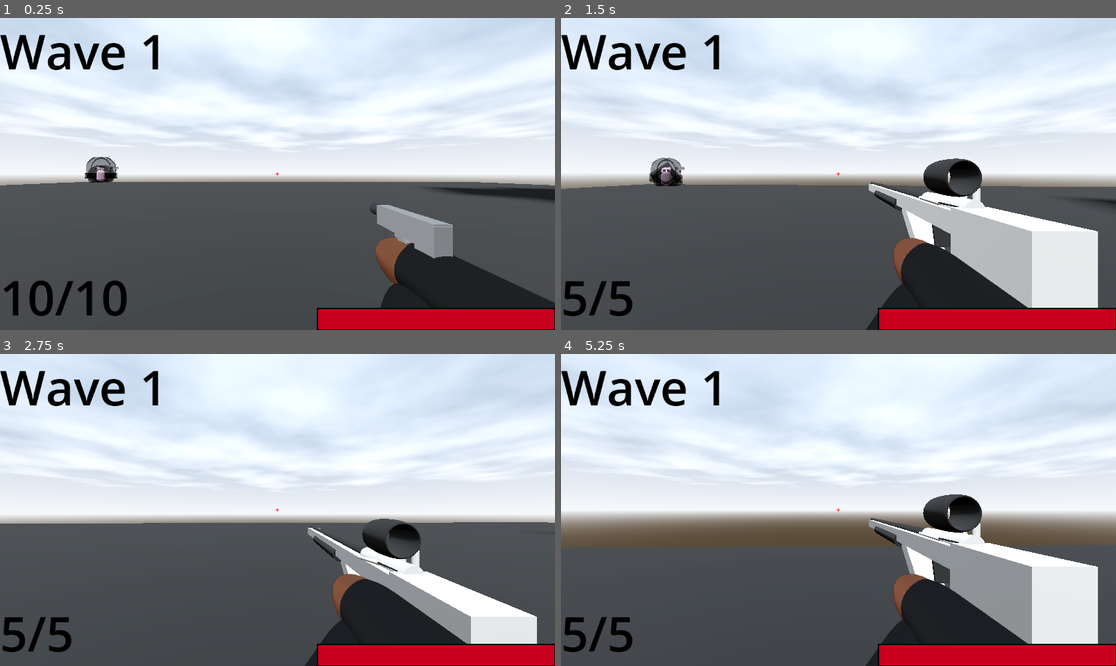
Above: before the commit, frames 1-4 (two rows, left to right).
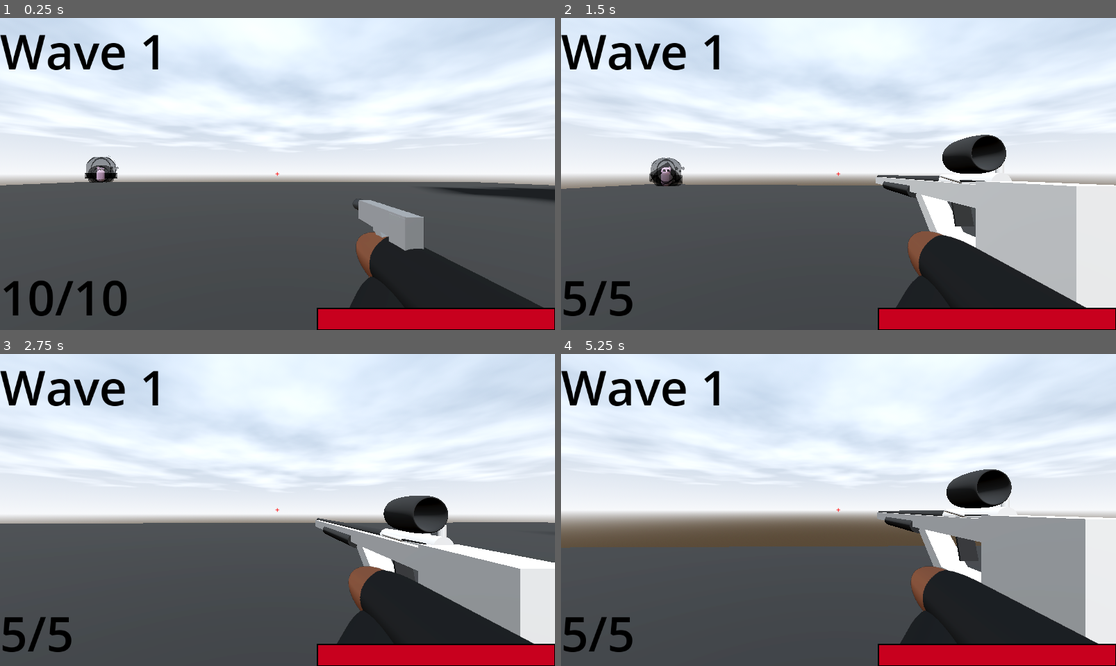
Above: after the commit, the same moments.

Repository: DylanFrenzy/The-Trials-and-Tribulations-of-Tim-Cheese
Game: Godot game, scene res://scenes/main.tscn
The game is run twice, just before and just after one commit, with the same random seed, the same clock (stepped at 60 frames per second) and the same inputs.
Inputs (mouse positions are in pixels of both pictures, inside the frame that each line leads up to):
- Up to frame 1 (0.25 s): no input
- Up to frame 2 (1.5 s): move the mouse to (866, 174) at 0.52 s; hold Mouse wheel down (swap_weapon_down) 0.53-1.28 s; hold W (move_forward) from 0.53 s (still down); tap Space (jump) at 0.77 s; tap Mouse wheel up (swap_weapon_up) at 0.8, 1.35 s; move the mouse to (810, 174) at 1.27 s
- Up to frame 3 (2.75 s): keep holding W (move_forward); tap Space (jump) at 1.52 s; tap Mouse wheel down (swap_weapon_down) at 1.55 s; move the mouse to (288, 503) at 2.02 s; press the mouse at (288, 503) at 2.03 s; tap Mouse wheel up (swap_weapon_up) at 2.3 s
- Up to frame 4 (5.25 s): keep holding W (move_forward); move the mouse to (832, 516) at 2.77 s; release the mouse at (832, 516) at 2.78 s; tap Mouse wheel down (swap_weapon_down) at 2.85, 4.55 s; tap Space (jump) at 3.02, 3.77, 4.52 s; tap Enter at 3.5 s; move the mouse to (877, 513) at 3.52 s; hold Mouse wheel up (swap_weapon_up) 3.53-4.28 s; move the mouse to (794, 506) at 4.27 s; right-click (794, 506) at 4.35 s; move the mouse to (844, 510) at 5.02 s; hold Mouse wheel down (swap_weapon_down) from 5.03 s (still down)

The runs differ from the first frame. In frame 1, 3.1% of the frame differs, in the area x 62-100%, y 58-93%; in frame 2, 13%; in frame 3, 11%; in frame 4, 14%, in the area x 54-100%, y 36-100%.
Error in both runs: Attempt to call function 'play' in base 'null instance' on a null instance. (res://scripts/character_body_3d.gd:37)

Commit message:
fixed gun sway

Diff:
--- a/3d-project/assets/guns/pistol.tscn
+++ b/3d-project/assets/guns/pistol.tscn
@@ -534,6 +534,7 @@
 stream = ExtResource("10_a643e")
 
 [node name="AudioStreamPlayer3D6" parent="." instance=ExtResource("11_5mj8n")]
+transform = Transform3D(1, 0, 0, 0, 1, 0, 0, 0, 1, 0, 0, 0.086)
 
 [node name="AnimationPlayer" type="AnimationPlayer" parent="."]
 root_node = NodePath("../Model")
--- a/3d-project/assets/guns/sniper_rifle.tscn
+++ b/3d-project/assets/guns/sniper_rifle.tscn
@@ -26,10 +26,8 @@
 [node name="Sniper" type="Node3D"]
 script = ExtResource("1_7glw2")
 
-[node name="AnimationPlayer" type="AnimationPlayer" parent="."]
-
 [node name="Model" type="Node3D" parent="."]
-transform = Transform3D(0.569802, 0, 0, 0, 0.569802, 0, 0, 0, 0.569802, -0.121647, 0.0861388, -0.0225214)
+transform = Transform3D(0.569802, 0, 0, 0, 0.569802, 0, 0, 0, 0.569802, -0.121647, 0.104446, -0.0225214)
 
 [node name="MeshInstance3D" type="MeshInstance3D" parent="Model"]
 transform = Transform3D(-0.0836861, 0, 0, 0, 0.0537959, 0, 0, 0, 1.27557, 0.222263, -0.00124715, -0.729579)
@@ -109,3 +107,5 @@
 
 [node name="Arms" parent="." instance=ExtResource("4_joobf")]
 transform = Transform3D(-4.37114e-09, 0, -0.1, 0, 0.1, 0, 0.1, 0, -4.37114e-09, 0, 0, 0)
+
+[node name="AnimationPlayer" type="AnimationPlayer" parent="."]
--- a/3d-project/scripts/gun_cam.gd
+++ b/3d-project/scripts/gun_cam.gd
@@ -1,13 +1,17 @@
 extends Camera3D
 
-@onready var weapon_holder = get_node("Weapon Holder")
+var gun;
+
+func _ready() -> void:
+	get_active_gun()
+
+func get_active_gun():
+	gun = get_node("Weapon Holder").get_child(0)
 
 func _process(delta):
-	#weapon_holder.position.x = lerp(weapon_holder.position.x, 0.204, delta * 5)
-	#weapon_holder.position.y = lerp(weapon_holder.position.y, -0.17, delta * 5)
-	pass
+	gun.position.x = lerp(gun.position.x, 0.204, delta * 5)
+	gun.position.y = lerp(gun.position.y, -0.17, delta * 5)
 
 func sway(sway_amount):
-	pass
-	#weapon_holder.position.x -= sway_amount.x * 0.0002
-	#weapon_holder.position.y += sway_amount.y * 0.0002
+	gun.position.x -= sway_amount.x * 0.0002
+	gun.position.y += sway_amount.y * 0.0002
--- a/3d-project/scripts/guns/Loadout.gd
+++ b/3d-project/scripts/guns/Loadout.gd
@@ -1,4 +1,6 @@
 extends Node
+
+@onready var gun_cam = get_parent()
 
 var filepath = "res://assets/guns"
 var gun_scenes = [];
@@ -26,14 +28,12 @@
 		current_gun = (current_gun - 1 + gun_scenes.size()) % gun_scenes.size()
 		swap_weapon(current_gun);
 
-
 func swap_weapon(to_swap):
 	for child in get_children():
 		remove_child(child);
 
 	if (gun_instances.has(to_swap)):
 		var instance = gun_instances[to_swap]
-		print(instance.position)
 		add_child(instance)
 		instance.update_ammo_display(instance.current_ammo)
 	else:
@@ -41,5 +41,5 @@
 		gun_instances[to_swap] = instance
 		add_child(instance)
 		instance.position = instance.set_position
-		print(instance.position)
 		instance.update_ammo_display(instance.current_ammo)
+	gun_cam.get_active_gun()
